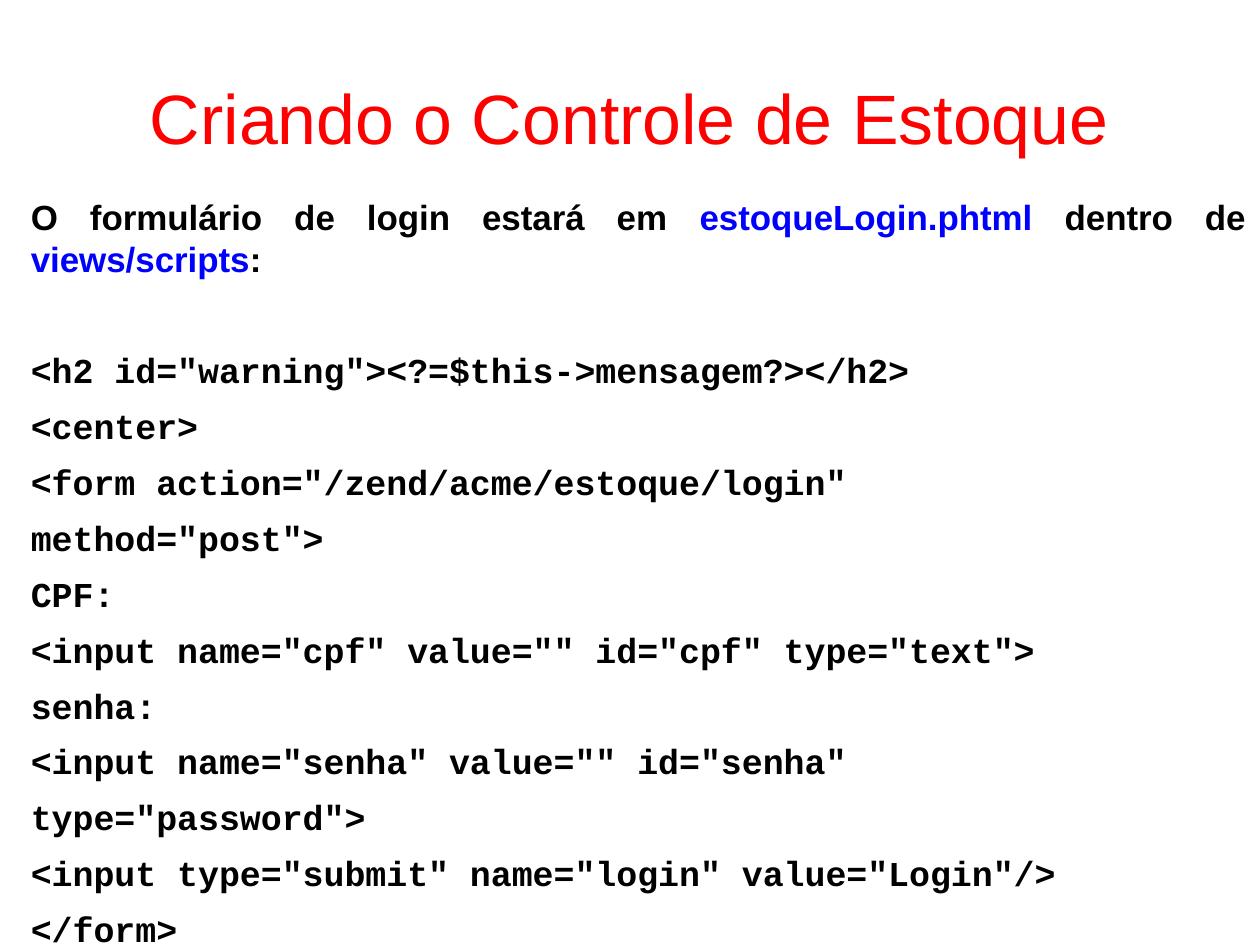
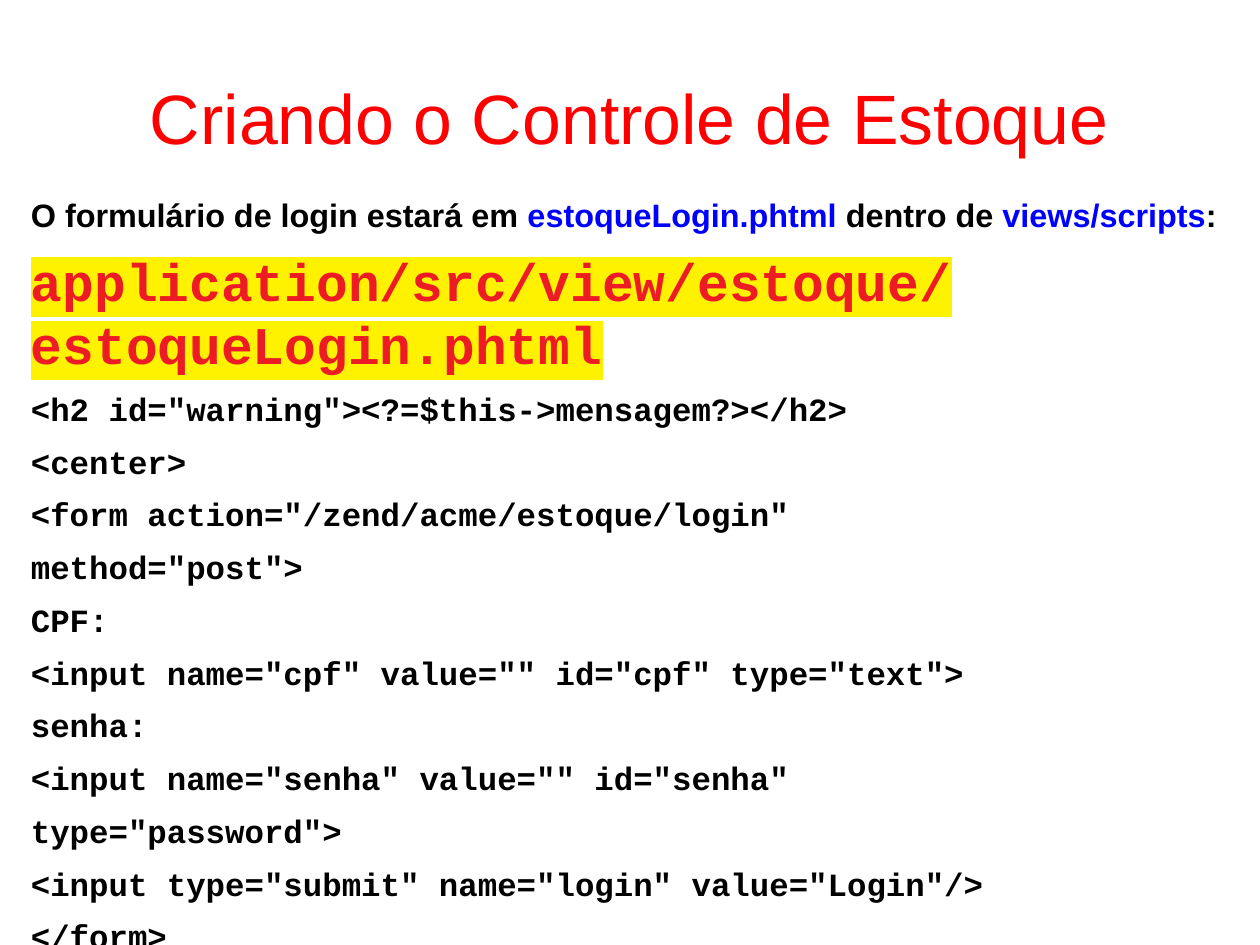
Before and after one commit to fgsl/lojasacme, a slide deck: slide 124 of docs/tutorial.odp. Drawn at 1260x945 pixels with LibreOffice and Linux fonts; fonts in the diff are those of the drawing. Boxes give left, top, right and bottom in pixels: in the first picture for what was removed or moved away, otherwise in the second. Text is boxed around its words. In the diff, an @@ line names an element or a change of style, - is before the commit and + after.

```diff
--- a/docs/tutorial.odp
+++ b/docs/tutorial.odp
@@ text at <box>31,203,1216,903</box>: size 22 to 20.4 pt in "O formulário de login estará em estoqueLogin.phtml ...", "<h2 id="warning"><?=$this->mensagem?></h2>", "<center>", "<form action="/zend/acme/estoque/login"" and 9 more places @@
@@ text at <box>31,263,951,375</box>: paragraph added @@
+application/src/view/estoque/estoqueLogin.phtml
```
Also in this commit, not shown: 36 other slides changed, 1 slide removed, 5 other files.
